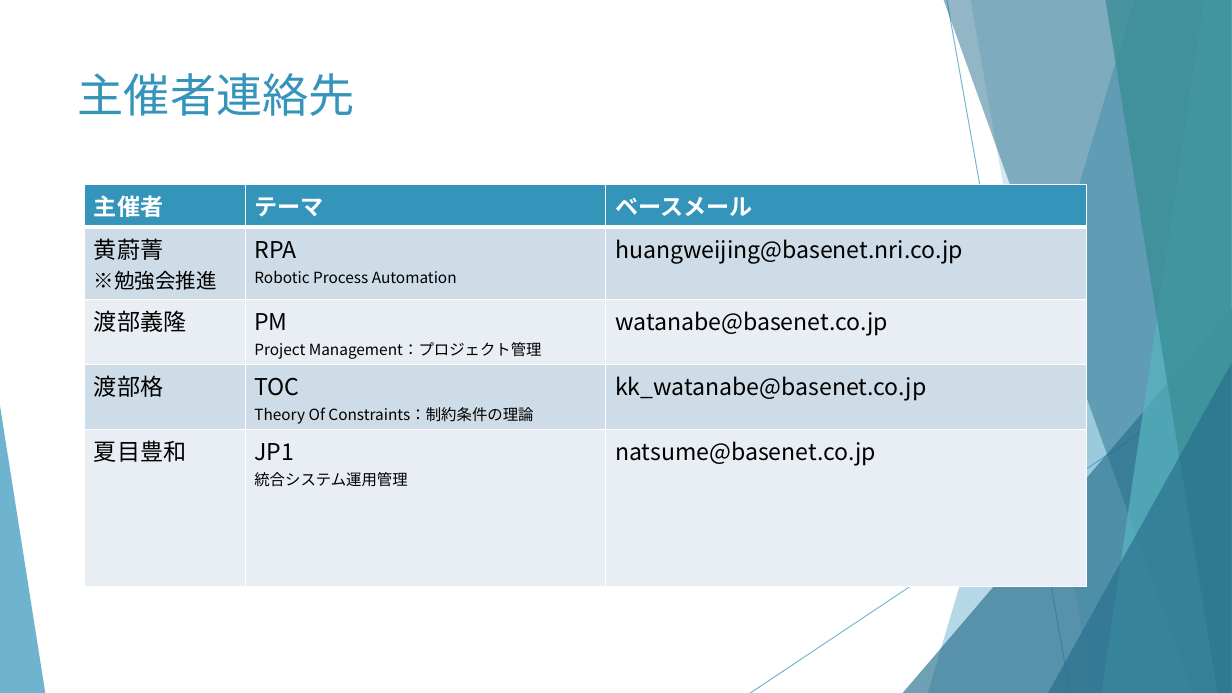
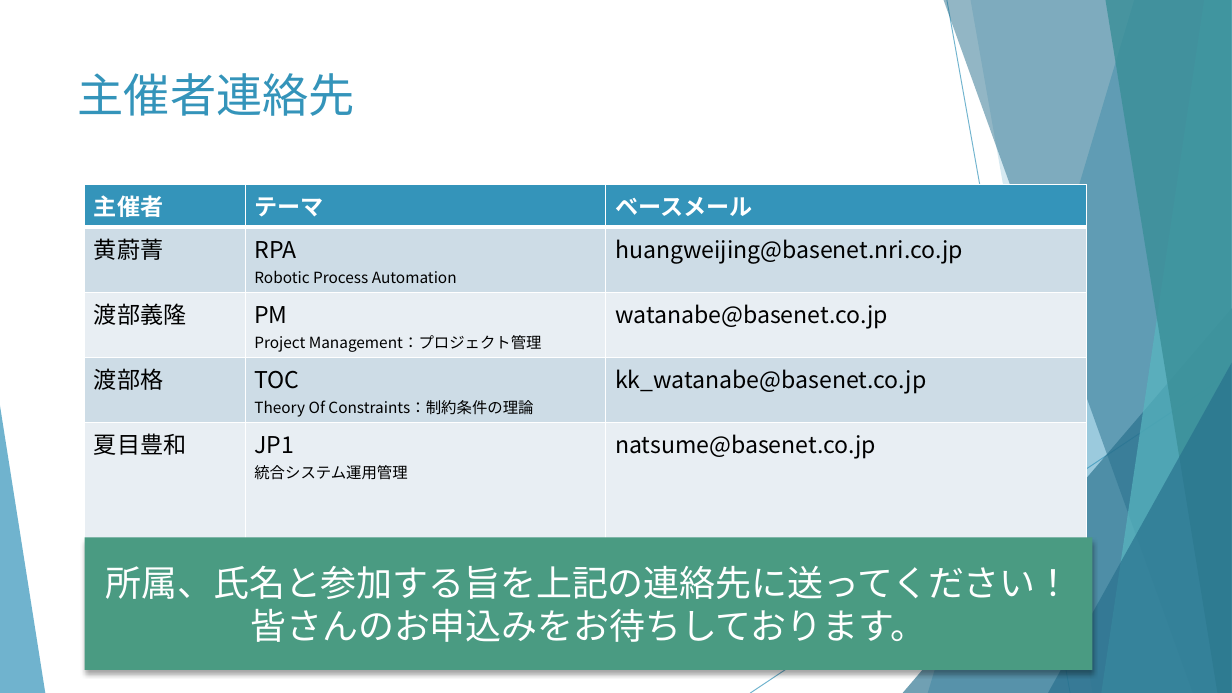
Before and after one commit to huangweijing/rpastudy, a slide deck: slide 12 of 010_事前準備/030_部会説明/20210212_勉強会説明.pptx (slide 11 before the commit). Drawn at 1232x693 pixels with LibreOffice and Linux fonts; fonts in the diff are those of the drawing. Boxes give left, top, right and bottom in pixels: in the first picture for what was removed or moved away, otherwise in the second. Text is boxed around its words. In the diff, an @@ line names an element or a change of style, - is before the commit and + after.

```diff
--- a/010_事前準備/030_部会説明/20210212_勉強会説明.pptx
+++ b/010_事前準備/030_部会説明/20210212_勉強会説明.pptx
@@ table at bbox=[85, 185, 1087, 523] @@
-row 2, column 1: 黄蔚菁 / ※勉強会推進
+row 2, column 1: 黄蔚菁
@@ rectangle added at bbox=[85, 538, 1093, 670], fill #4A9B83, 28 pt, text #FFFFFF @@
+所属、氏名と参加する旨を上記の連絡先に送ってください！
+皆さんのお申込みをお待ちしております。
```
Also in this commit, not shown: 6 other slides changed, 2 slides added, 2 slides removed.
